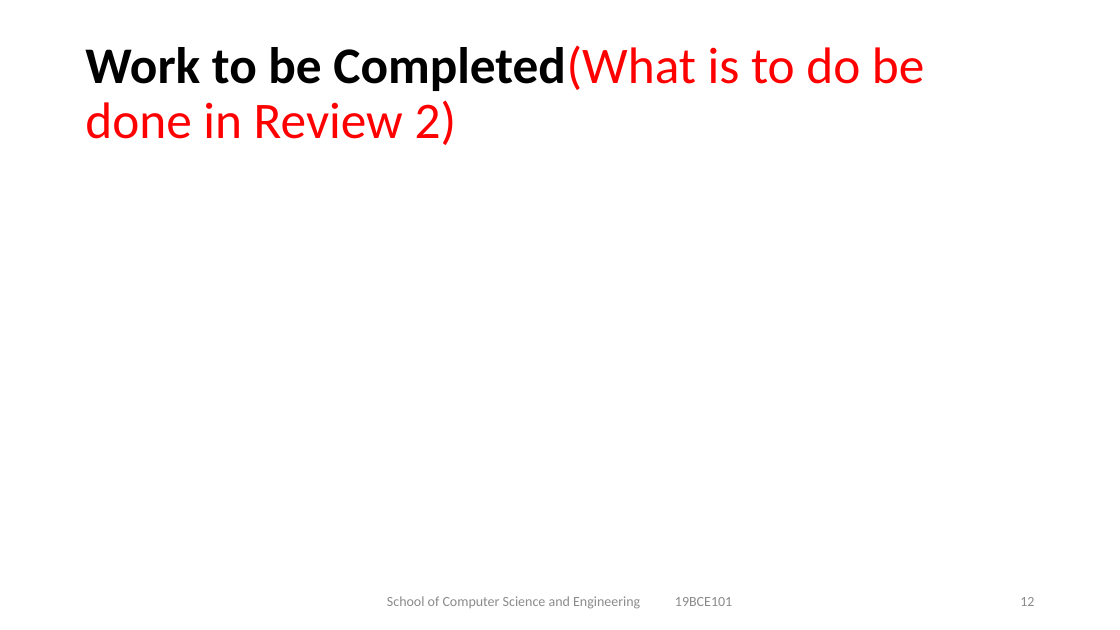
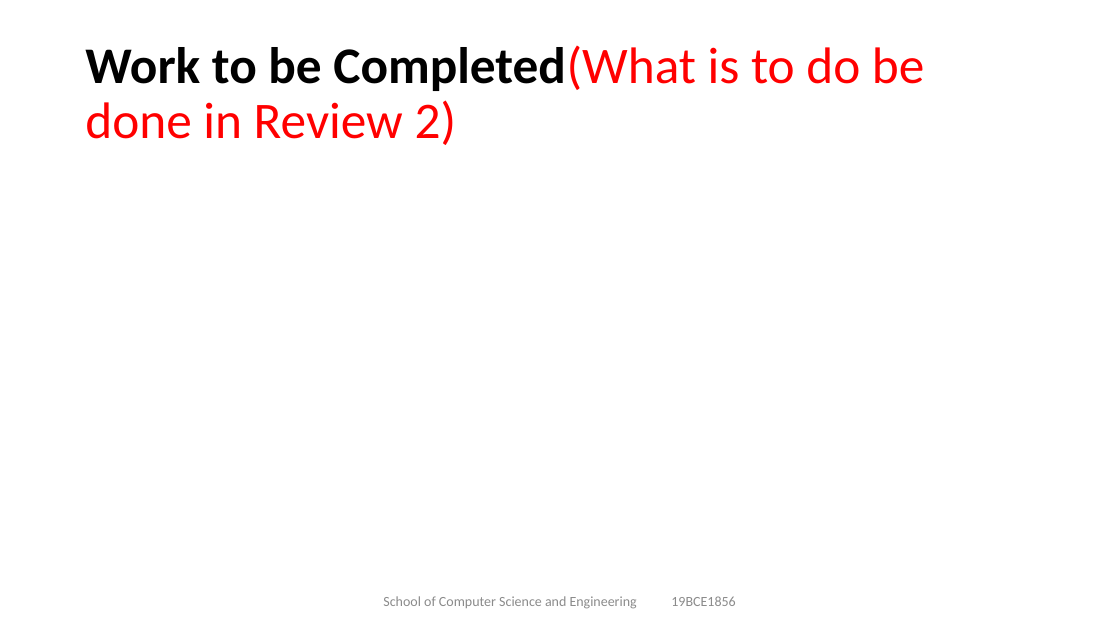
Before and after one commit to tusharmaurya267/E-commerce-Research-paper, a slide deck: slide 15 of CAPSTONE PROJECT REVIEW 1 PPT.pptx (slide 12 before the commit). Drawn at 1120x630 pixels with LibreOffice and Linux fonts; fonts in the diff are those of the drawing. Boxes give left, top, right and bottom in pixels: in the first picture for what was removed or moved away, otherwise in the second. Text is boxed around its words. In the diff, an @@ line names an element or a change of style, - is before the commit and + after.

```diff
--- a/CAPSTONE PROJECT REVIEW 1 PPT.pptx
+++ b/CAPSTONE PROJECT REVIEW 1 PPT.pptx
@@ text at (x1=383, y1=596, x2=735, y2=609): text changed @@
-School of Computer Science and Engineering 19BCE101
+School of Computer Science and Engineering 19BCE1856
@@ page number removed at (x1=1020, y1=597, x2=1034, y2=606) @@
-12
```
Also in this commit, not shown: 15 other slides changed, 3 slides added.
